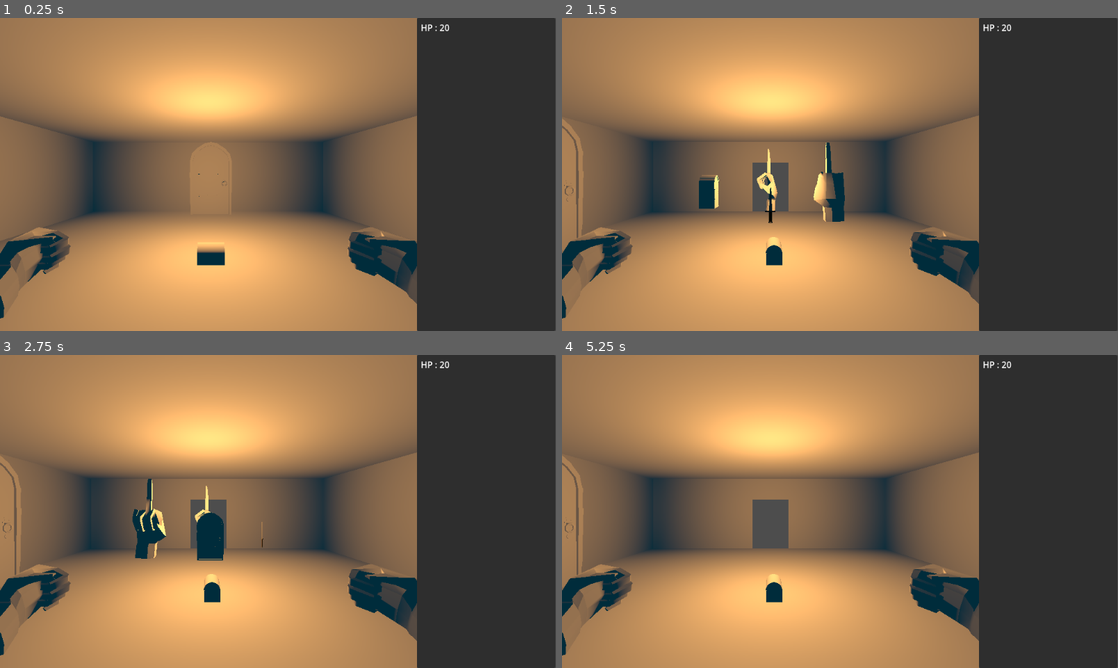
Above: before the commit, frames 1-4 (two rows, left to right).
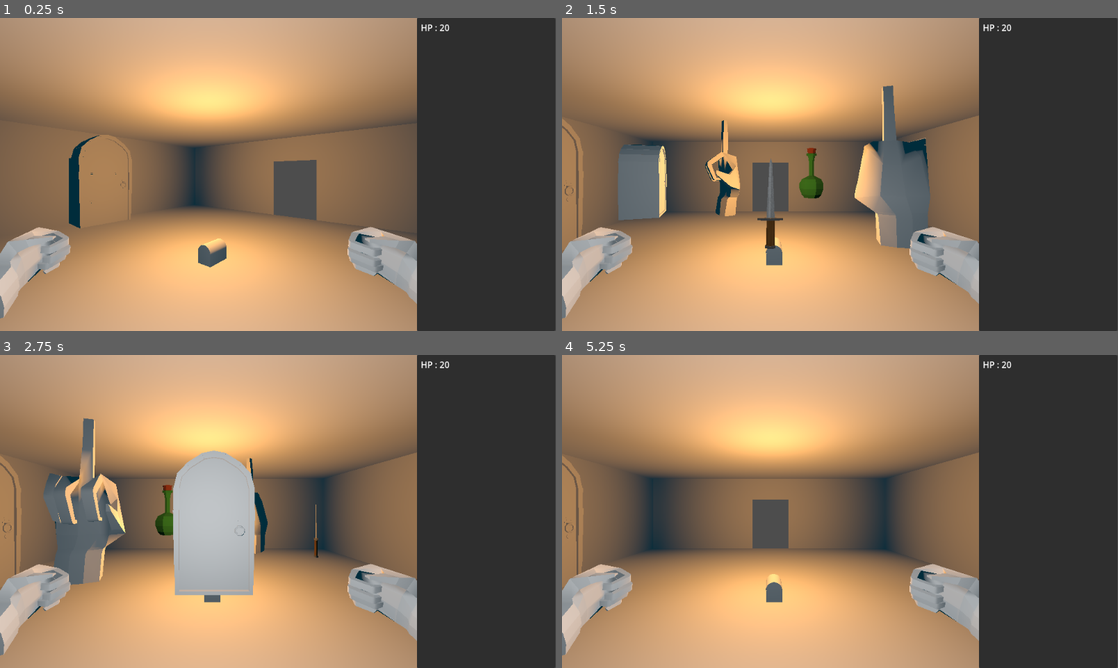
Above: after the commit, the same moments.

Repository: KoolDouds/GGJ-2025
Game: Godot game, scene res://game.tscn
Two runs of this game, one before a commit and one after it. Both use one fixed random seed, a clock stepped at 60 frames per second and the inputs below.
Inputs:
- Up to frame 1 (0.25 s): no input
- Up to frame 2 (1.5 s): hold Keypad 9 (rotate_right) 0.53-1.28 s; tap Keypad 5 (center) at 0.6, 1.35 s; hold Down (back) from 1.28 s (still down)
- Up to frame 3 (2.75 s): tap Enter at 2 s; release Down (back) at 2.03 s; hold Keypad 9 (rotate_right) from 2.03 s (still down); tap Keypad 5 (center) at 2.1 s
- Up to frame 4 (5.25 s): tap Space at 2.75, 4.25 s; release Keypad 9 (rotate_right) at 2.78 s; hold Up (forward) 2.78-3.53 s; tap Keypad 5 (center) every 0.75 s from 2.85 to 5.1 s; tap Enter at 3.5, 5 s; hold Keypad 7 (rotate_left) 3.53-5.03 s; hold Down (back) from 5.03 s (still down)

The runs differ from the first frame. In frame 1, 38% of the frame differs, in the area x 0-75%, y 0-100%; in frame 2, 33%; in frame 3, 36%; in frame 4, 24%.

Commit message:
Rotation

Diff:
--- a/DungeonCrawling/crawling.gd
+++ b/DungeonCrawling/crawling.gd
@@ -13,8 +13,11 @@
 var checking_inventory := false
 var inventory : Inventory
 var hands : Hands
+var traveling := false
+var rot
 
 func _ready():
+	rot = player_ori.angle()
 	hands = get_tree().get_first_node_in_group("hands")
 	inventory = get_tree().get_first_node_in_group("inventory")
 	var room_list = $Center.get_children()
@@ -54,7 +57,7 @@
 			vec = rotate_vector_90d(vec)
 
 func is_crawling():
-	return hands.manager == null
+	return hands.manager == null and !traveling
 
 func pos_to_coord(pos:Vector3, half_rounded := false) -> Vector2:
 	if (!half_rounded):
@@ -86,11 +89,18 @@
 		if (is_crawling()):
 			interact()
 
-	rotation = -Vector3(0,player_ori.angle(),0)
-	center.position = Vector3(player_coord.y,0,player_coord.x)*room_length
+	rotation.y = lerp(rotation.y, rot, 0.2)
+	center.position = lerp(center.position, Vector3(player_coord.y,0,player_coord.x)*room_length, 0.8)
 
 	# DebugMovesVisual
 	#queue_redraw()
+
+func modulo_float(a,b):
+	while a < 0:
+		a+=b
+	while (a >=b):
+		a-=b
+	return a
 
 func interact():
 	if (loots.has(player_coord)):
@@ -110,8 +120,10 @@
 
 func rotate_vector_90d(vec,clock_wise := true):
 	if (clock_wise):
+		rot+=PI/2
 		return Vector2(vec.y*-1, vec.x)
 	elif (!clock_wise):
+		rot-=PI/2
 		return Vector2(vec.y, vec.x*-1)
 
 #func _draw():
--- a/game.tscn
+++ b/game.tscn
@@ -8,6 +8,7 @@
 [ext_resource type="Resource" uid="uid://b31hsxg8sincy" path="res://default.tres" id="5_dri4y"]
 [ext_resource type="Resource" uid="uid://6cav8kmnksk8" path="res://default2.tres" id="6_5npxu"]
 [ext_resource type="Resource" uid="uid://cmrud1nbg70jf" path="res://default3.tres" id="7_ikqfe"]
+[ext_resource type="Resource" uid="uid://degkwim0ejhb5" path="res://heal_potion.tres" id="8_7wdci"]
 
 [node name="Game" type="Control" groups=["game"]]
 layout_mode = 3
@@ -34,13 +35,17 @@
 
 [node name="Hands" parent="SubViewportContainer/SubViewport/Camera3D/Node3D" instance=ExtResource("1_dp6cy")]
 
+[node name="OmniLight3D" type="OmniLight3D" parent="SubViewportContainer/SubViewport/Camera3D"]
+transform = Transform3D(1, 0, 0, 0, 1, 0, 0, 0, 1, 0, 0, -0.584008)
+light_energy = 0.5
+
 [node name="Inventaire" type="Node3D" parent="SubViewportContainer/SubViewport" node_paths=PackedStringArray("display_parent") groups=["inventory"]]
 script = ExtResource("3_yhw81")
-item_list = Array[ExtResource("4_grple")]([ExtResource("5_dri4y"), ExtResource("6_5npxu"), ExtResource("7_ikqfe")])
+item_list = Array[ExtResource("4_grple")]([ExtResource("5_dri4y"), ExtResource("6_5npxu"), ExtResource("7_ikqfe"), ExtResource("8_7wdci")])
 display_parent = NodePath("Display")
 
 [node name="Display" type="Node3D" parent="SubViewportContainer/SubViewport/Inventaire"]
-transform = Transform3D(1, 0, 0, 0, 1, 0, 0, 0, 1, 0, 1.00842, 0)
+transform = Transform3D(1.8, 0, 0, 0, 1.8, 0, 0, 0, 1.8, 0, 1.00842, 0)
 
 [node name="HPManager" parent="SubViewportContainer/SubViewport" instance=ExtResource("3_4lh60")]
 
--- a/heal_potion.tres
+++ b/heal_potion.tres
@@ -1,9 +1,9 @@
-[gd_resource type="Resource" script_class="Weapon" load_steps=6 format=3 uid="uid://dlbp8rnaeeds5"]
+[gd_resource type="Resource" script_class="Weapon" load_steps=6 format=3 uid="uid://degkwim0ejhb5"]
 
 [ext_resource type="Script" path="res://DungeonCrawling/ItemFunction.gd" id="1_x52fd"]
 [ext_resource type="Script" path="res://Script/weapon.gd" id="2_7vwwm"]
 [ext_resource type="Script" path="res://heal.gd" id="2_sncj4"]
-[ext_resource type="PackedScene" uid="uid://dvocb5kipotoh" path="res://Art/Darkbubulle Dagger.fbx" id="3_xjp2x"]
+[ext_resource type="PackedScene" uid="uid://c064fwryli2th" path="res://potion_test_1.tscn" id="3_qwu12"]
 
 [sub_resource type="Resource" id="Resource_icwjw"]
 script = ExtResource("2_sncj4")
@@ -16,4 +16,4 @@
 post_time = 0.5
 dmg = 0
 functions = Array[ExtResource("1_x52fd")]([SubResource("Resource_icwjw")])
-gfx = ExtResource("3_xjp2x")
+gfx = ExtResource("3_qwu12")
--- a/inventaire.gd
+++ b/inventaire.gd
@@ -14,6 +14,7 @@
 	visible = opened
 	if (opened):
 		update_display_pos()
+
 
 func switch_with_hands(hand : Hand):
 	var item_to_store = hand.weapon
@@ -40,7 +41,7 @@
 
 func update_display_pos():
 	var rot :=(TAU/item_list.size()*selected_idx)
-	display_parent.rotation = Vector3.UP*(rot - PI/2)
+	display_parent.rotation = lerp(display_parent.rotation, Vector3.UP*(rot - PI/2),0.5)
 
 
 func add_item(weapon : Weapon):
--- /dev/null
+++ b/potion_test_1.tscn
@@ -0,0 +1,6 @@
+[gd_scene load_steps=2 format=3 uid="uid://c064fwryli2th"]
+
+[ext_resource type="PackedScene" uid="uid://duiqkrek2pii1" path="res://potion_test_1.fbx" id="1_5xtme"]
+
+[node name="potion_test_1" instance=ExtResource("1_5xtme")]
+transform = Transform3D(0.15, 0, 0, 0, 0.15, 0, 0, 0, 0.15, 0, 0, 0)
Binary file added: bouche_trou.fbx
Not shown, added: bouche_trou.fbx.import
Not shown: 1 places in game.tscn that only renumber resources
